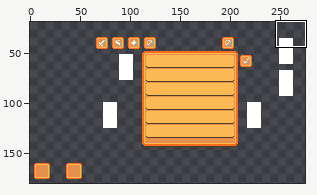
One commit to this pixel-art file: Assets/concept.aseprite. The picture above shows the old version from afar; the outline marks the close-up.
Close-up. Before the commit:
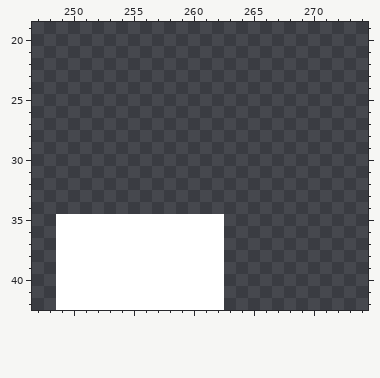
320x180 pixels, 1 frame. Shown: x 247..274, y 19..42. The wide view leaves out empty margins.
The result:
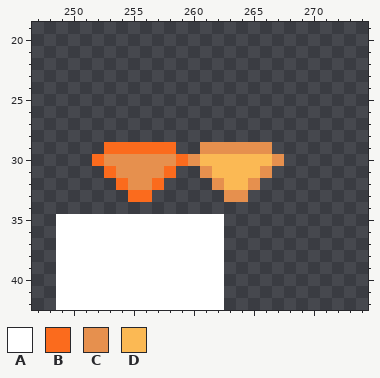
Palette (. is transparent): A #ffffff  B #fb6b1d  C #e6904e  D #fbb954
Changes in this commit:
Colour B is added in row 29 at x 253 to 258; in row 30 at x 252 and 259; in row 31 at x 253 and 258; in row 32 at x 254 and 257; in row 33 at x 255 to 256.
Colour C is added in row 29 at x 261 to 266; in row 30 at x 253 to 258, 260 and 267; in row 31 at x 254 to 257, 261 and 266; in row 32 at x 255 to 256, 262 and 265; in row 33 at x 263 to 264.
Colour D is added in row 30 at x 261 to 266; in row 31 at x 262 to 265; in row 32 at x 263 to 264.
